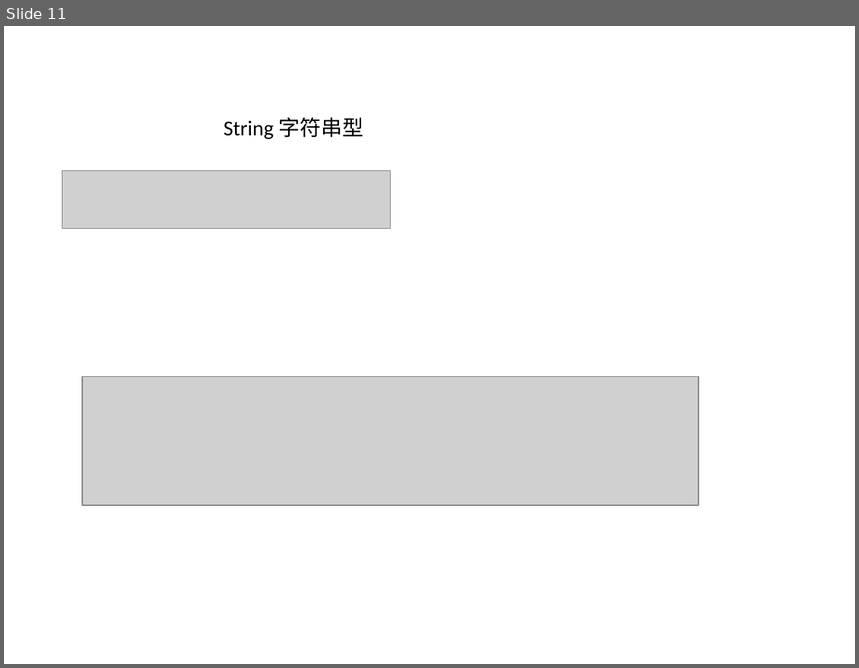
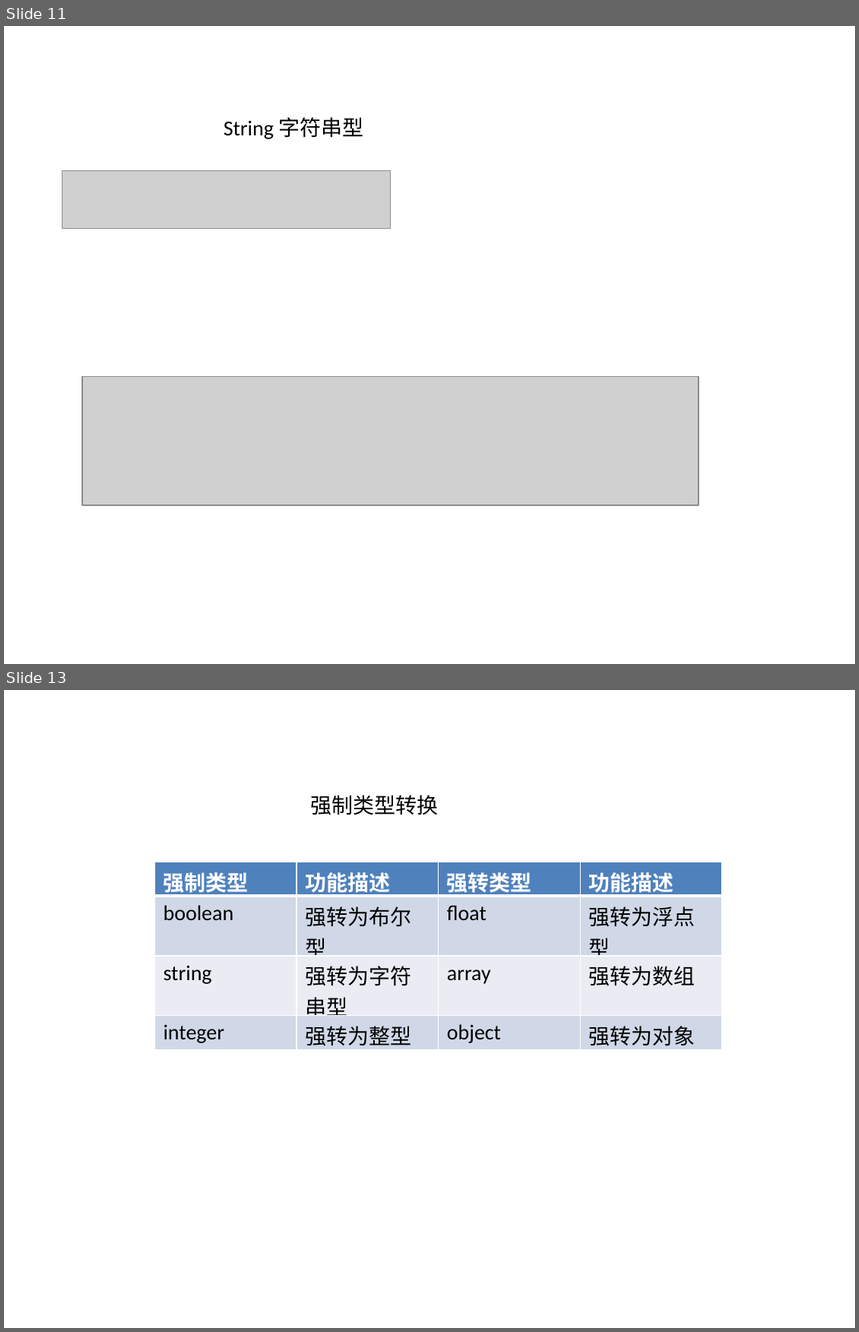
Before and after one commit to nubeier/competition, a slide deck: PHP.pptx. Shown one above the other, each under a label of ours: slide 11 before the commit, slides 11 and 13 after it; the slides between them are not shown. The pictures are 859x668 and 859x1332 pixels, drawn with LibreOffice and Linux fonts; fonts in the diff are those of the drawing; grey boxes stand for pictures; background and template pictures are left out. Boxes give left, top, right and bottom in pixels: in the first picture for what was removed or moved away, otherwise in the second. Text is boxed around its words. In the diff, an @@ line names an element or a change of style, - is before the commit and + after.

Commit message:
强制类型转换

```diff
--- a/PHP.pptx
+++ b/PHP.pptx
@@ slide 13 added at (4,690,855,1328), background picture (left out) @@
@@ text added at (310,795,438,815), 18 pt, text #000000 @@
+强制类型转换
@@ table added at (154,862,723,1053), 4 rows, 4 columns @@
+强制类型 | 功能描述 | 强转类型 | 功能描述
+boolean | 强转为布尔型 | float | 强转为浮点型
+string | 强转为字符串型 | array | 强转为数组
+integer | 强转为整型 | object | 强转为对象
```
Also in this commit, not shown: 1 other slide added, 1 slide removed.
